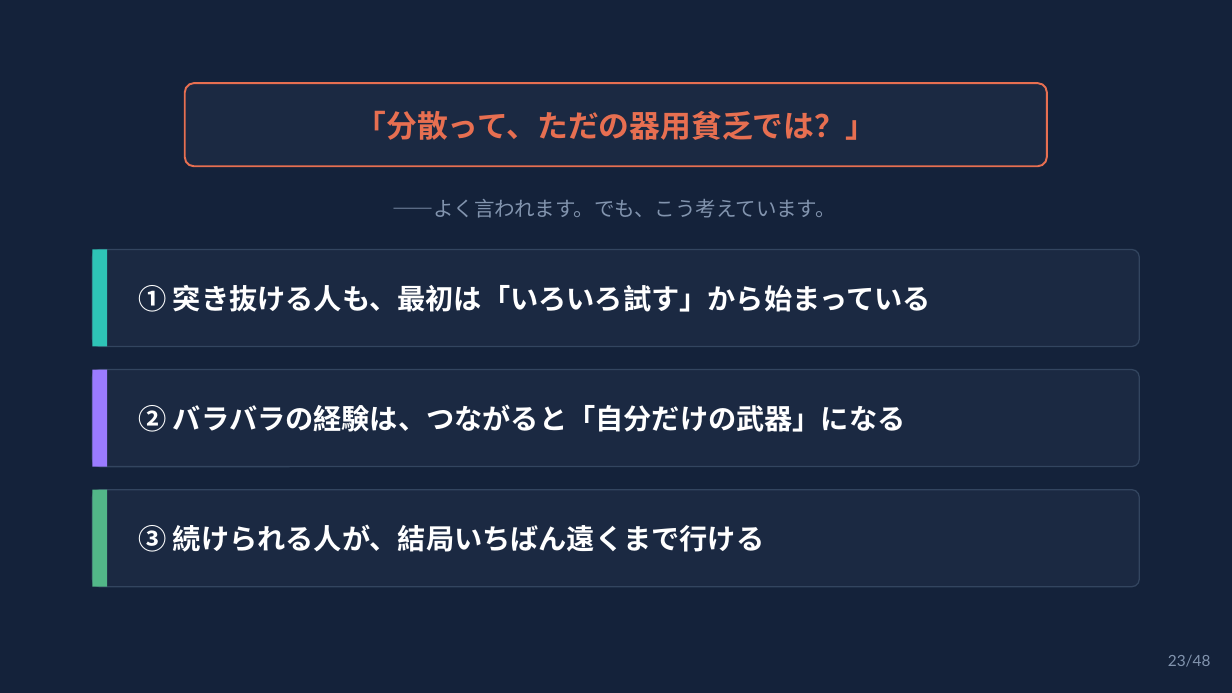
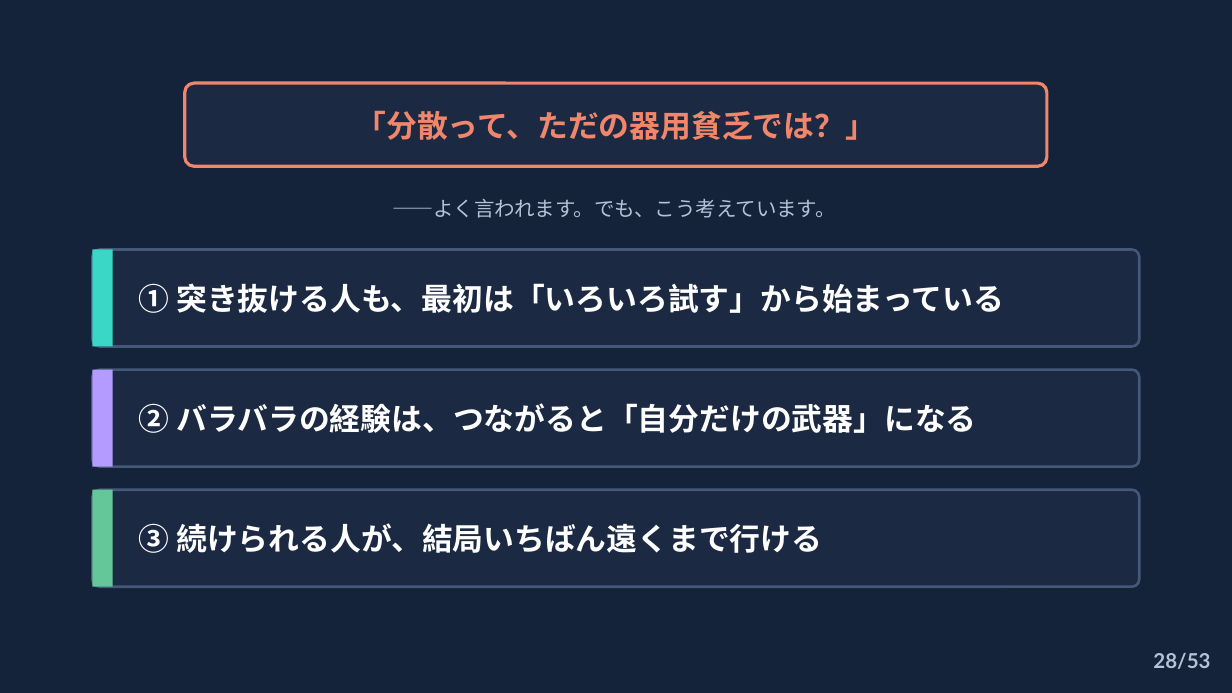
Before and after one commit to syukugennmathto/claude-daily-routines, a slide deck: slide 28 of build/career_talk_setagaya.pptx (slide 23 before the commit). Drawn at 1232x693 pixels with LibreOffice and Linux fonts; fonts in the diff are those of the drawing. Boxes give left, top, right and bottom in pixels: in the first picture for what was removed or moved away, otherwise in the second. Text is boxed around its words. In the diff, an @@ line names an element or a change of style, - is before the commit and + after.

```diff
--- a/build/career_talk_setagaya.pptx
+++ b/build/career_talk_setagaya.pptx
@@ text "「分散って、ただの器用貧乏では？」" at (x1=356, y1=110, x2=877, y2=140): text colour #E76F51 to #F0866B @@
@@ rounded rectangle at (x1=185, y1=83, x2=1047, y2=166): outline #E76F51 1.5 pt to #F0866B 2.5 pt @@
@@ text "——よく言われます。でも、こう考えています。" at (x1=393, y1=199, x2=836, y2=218): text colour #8294AE to #B4C2D6 @@
@@ rectangle resized from (x1=92, y1=250, x2=107, y2=347) to (x1=92, y1=250, x2=113, y2=347) @@
@@ rectangle at (x1=92, y1=250, x2=113, y2=347): fill #2EC4B6 to #3AD6C6 @@
@@ rectangle resized from (x1=92, y1=370, x2=107, y2=467) to (x1=92, y1=370, x2=113, y2=467) @@
@@ rectangle at (x1=92, y1=370, x2=113, y2=467): fill #9B7BFF to #B39BFF @@
@@ outline #33455F 1 pt to #44597A 2 pt in 3 elements at (x1=92, y1=250, x2=1140, y2=347), (x1=92, y1=370, x2=1140, y2=467), (x1=92, y1=490, x2=1140, y2=587) @@
@@ rectangle resized from (x1=92, y1=490, x2=107, y2=587) to (x1=92, y1=490, x2=113, y2=587) @@
@@ rectangle at (x1=92, y1=490, x2=113, y2=587): fill #52B788 to #63C79A @@
@@ size 22 to 24 pt in 3 elements at (x1=138, y1=283, x2=1004, y2=313), (x1=138, y1=403, x2=977, y2=433), (x1=138, y1=523, x2=822, y2=553) @@
@@ text at (x1=1153, y1=653, x2=1210, y2=669): text changed; size 12 to 16 pt; text colour #8294AE to #B4C2D6; bold on @@
-23/48
+28/53
```
Also in this commit, not shown: 47 other slides changed, 5 slides added, 3 other files.
